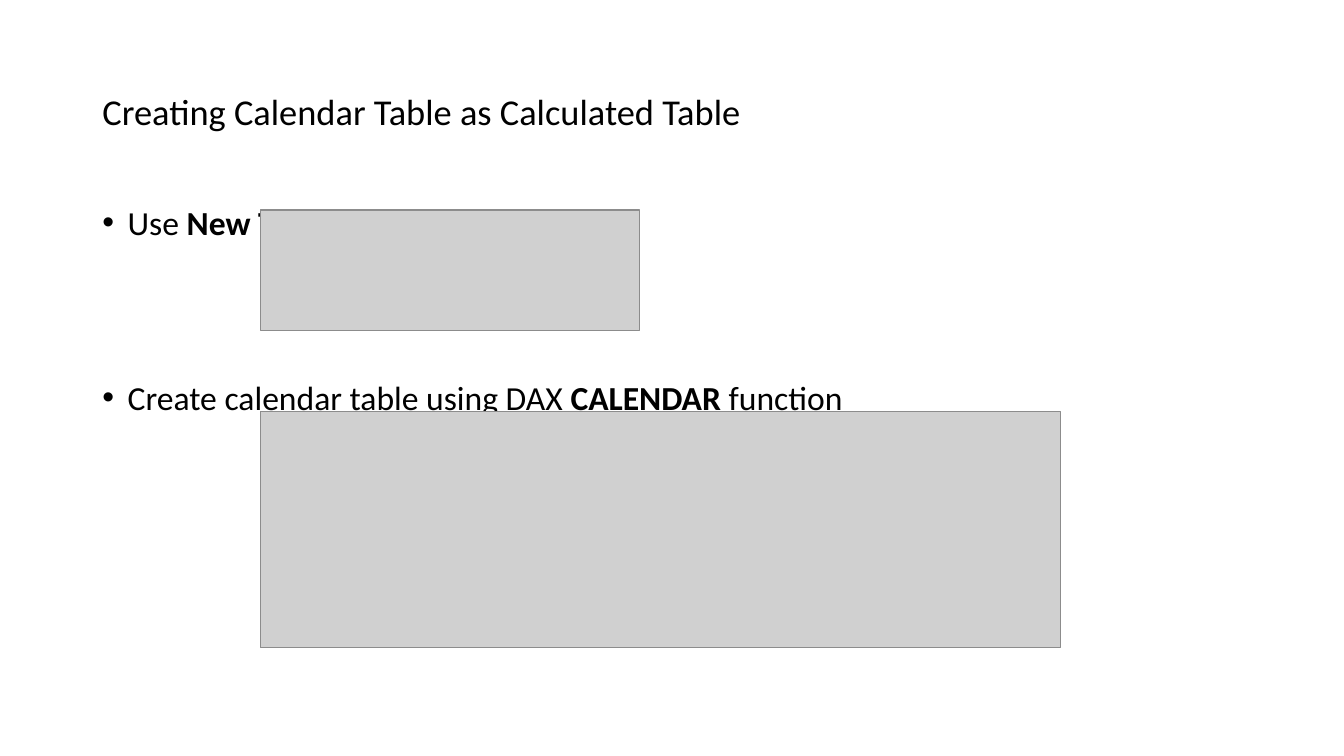
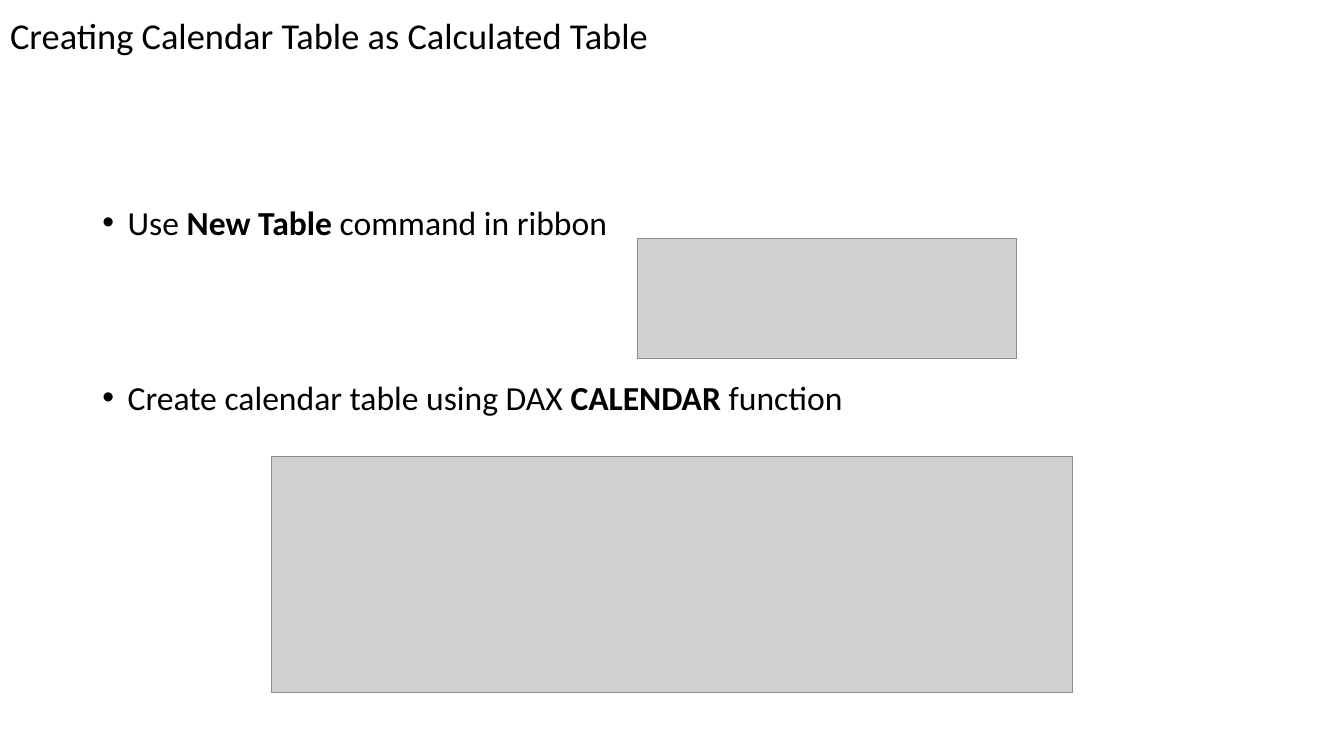
Before and after one commit to solliancenet/precon-synapse-power-bi, a slide deck: slide 40 of Slides/04 - Power BI.pptx (slide 43 before the commit). Drawn at 1344x756 pixels with LibreOffice and Linux fonts; fonts in the diff are those of the drawing; grey boxes stand for pictures. Boxes give left, top, right and bottom in pixels: in the first picture for what was removed or moved away, otherwise in the second. Text is boxed around its words. In the diff, an @@ line names an element or a change of style, - is before the commit and + after.

```diff
--- a/Slides/04 - Power BI.pptx
+++ b/Slides/04 - Power BI.pptx
@@ title "Creating Calendar Table as Calculated ...": place and size @@
-title "Creating Calendar Table as Calculated ..." at bbox=[102, 99, 740, 132]
+title "Creating Calendar Table as Calculated ..." at bbox=[10, 23, 648, 56]
@@ picture: place and size @@
-picture at bbox=[260, 210, 640, 330]
+picture at bbox=[637, 238, 1017, 358]
@@ picture: place and size @@
-picture at bbox=[260, 412, 1061, 648]
+picture at bbox=[272, 457, 1073, 693]
```
Also in this commit, not shown: 46 other slides changed, 10 slides added, 4 slides removed.
